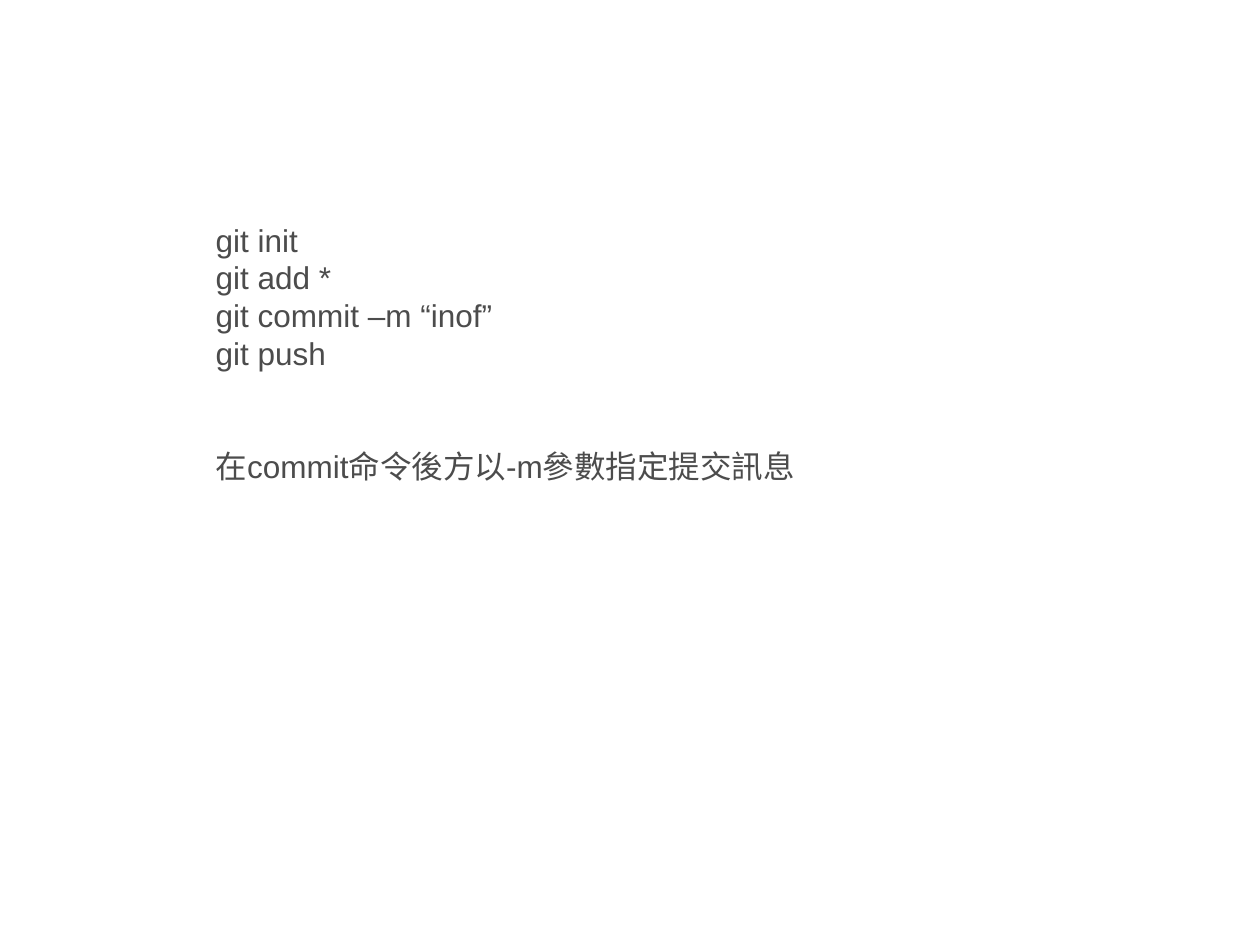
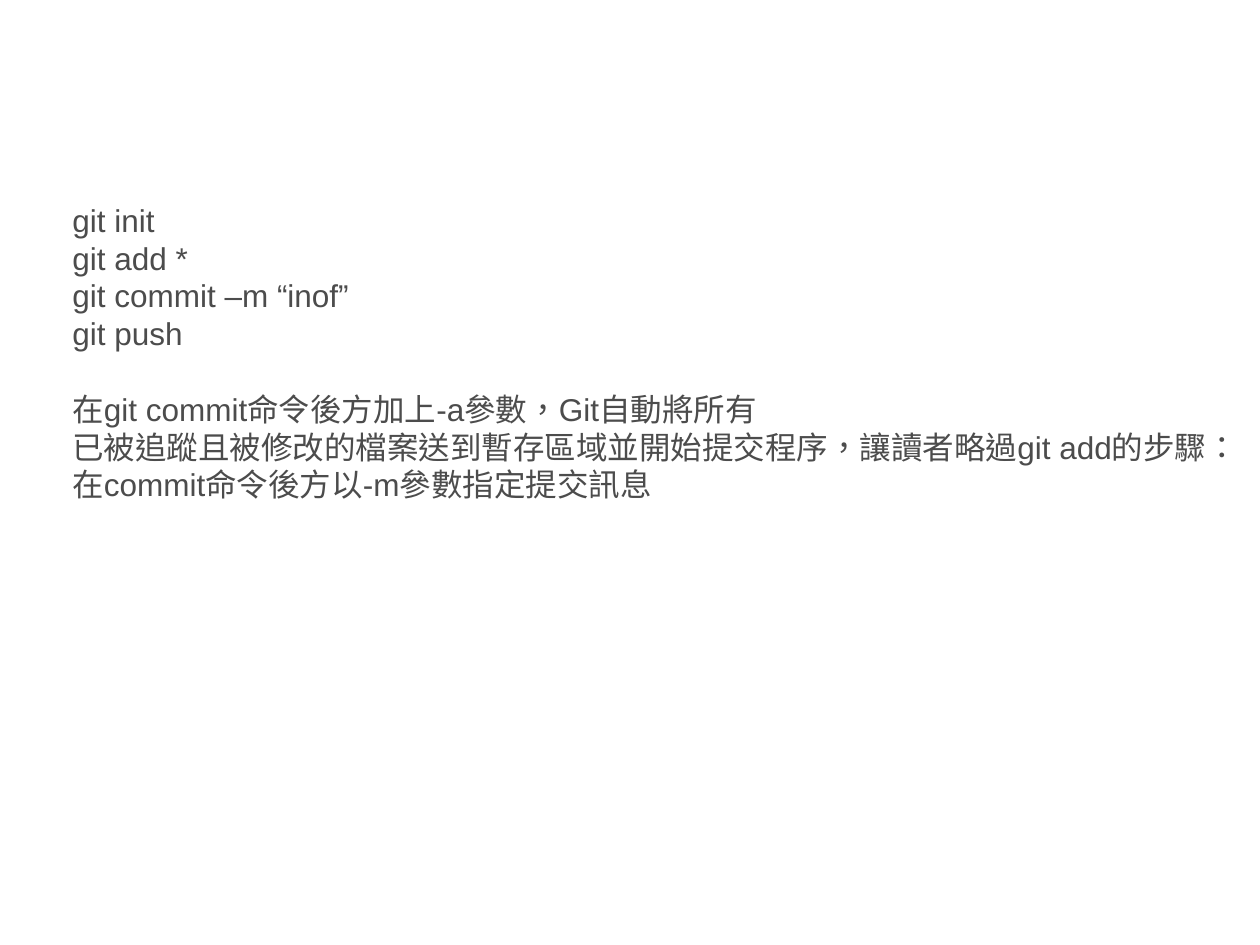
Before and after one commit to rai1872/xsync, a slide deck: slide 14 of 版本控制.pptx. Drawn at 1260x945 pixels with LibreOffice and Linux fonts; fonts in the diff are those of the drawing. Boxes give left, top, right and bottom in pixels: in the first picture for what was removed or moved away, otherwise in the second. Text is boxed around its words. In the diff, an @@ line names an element or a change of style, - is before the commit and + after.

Commit message:
info

```diff
--- a/版本控制.pptx
+++ b/版本控制.pptx
@@ text "git init": place and size @@
-text "git init" at bbox=[216, 229, 795, 481]
+text "git init" at bbox=[72, 209, 1238, 499]
@@ text at bbox=[72, 394, 1238, 466]: paragraphs added @@
+在git commit命令後方加上-a參數，Git自動將所有
+已被追蹤且被修改的檔案送到暫存區域並開始提交程序，讓讀者略過git add的步驟：
```
